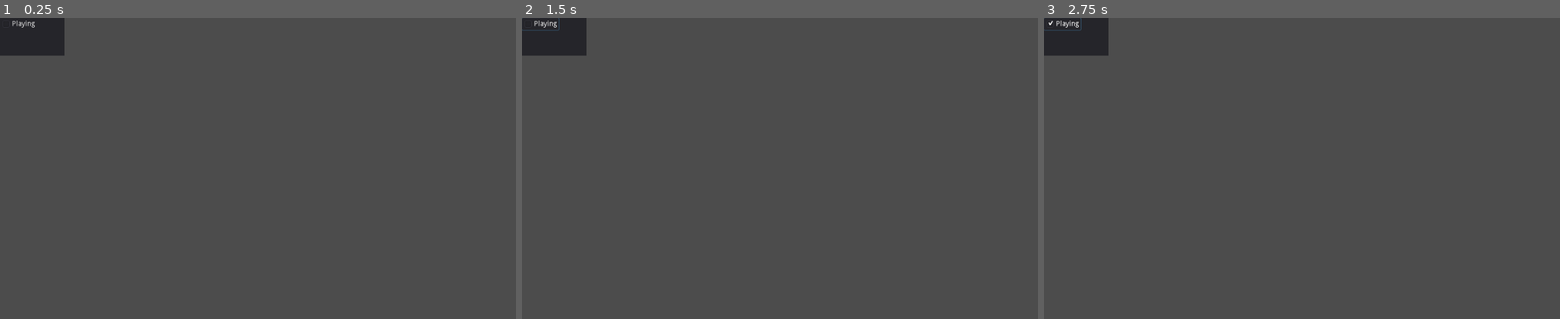
Above: before the commit, frames 1-3 (left to right).
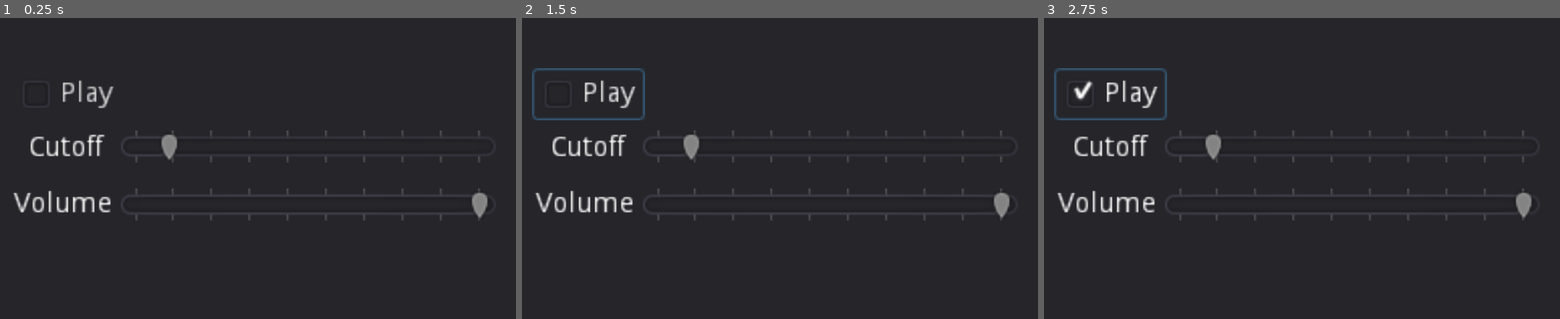
Above: after the commit, the same moments.

Repository: MichaelReel/Sssounds
Game: Godot game, scene res://Control.tscn
Two runs of this game, one before a commit and one after it. Both use one fixed random seed, a clock stepped at 60 frames per second and the inputs below.
Inputs:
- Up to frame 1 (0.25 s): no input
- Up to frame 2 (1.5 s): click "Playing" (after the commit: "Play") at 0.5 s; click "Playing" (after the commit: "Play") at 1.25 s
- Up to frame 3 (2.75 s): click "Playing" (after the commit: "Play") at 2 s

The runs differ from the first frame. In frame 1, 97% of the frame differs, in the area x 0-100%, y 0-100%; in frame 2, 97%; in frame 3, 97%.

Commit message:
Added a couple of simple controls and scaled the UI up to fisher-price level.

Diff:
--- a/Control.gd
+++ b/Control.gd
@@ -1,7 +1,12 @@
 extends Control
+
+
 
 onready var player := $AudioStreamPlayer
 onready var playing := false
+onready var noiseBusIndex : int = AudioServer.get_bus_index("Noise Bus")
+onready var filterIndex : int = 0
+onready var lowPass : AudioEffectLowPassFilter = AudioServer.get_bus_effect(noiseBusIndex, filterIndex)
 
 func _on_CheckBox_toggled(button_pressed : bool):
 	print("On " + str(button_pressed))
@@ -10,3 +15,9 @@
 		player.play()
 	else:
 		player.stop()
+
+func _on_ClipSelect_value_changed(value : float):
+	lowPass.cutoff_hz = value
+
+func _on_Volume_value_changed(value : float):
+	AudioServer.set_bus_volume_db(noiseBusIndex, value)
--- a/Control.tscn
+++ b/Control.tscn
@@ -15,16 +15,66 @@
 }
 
 [node name="Panel" type="Panel" parent="."]
-margin_right = 128.0
-margin_bottom = 75.0
+margin_right = 256.0
+margin_bottom = 150.0
+rect_scale = Vector2( 4, 4 )
 __meta__ = {
 "_edit_use_anchors_": false
 }
 
 [node name="CheckBox" type="CheckBox" parent="Panel"]
-margin_right = 24.0
-margin_bottom = 24.0
-text = "Playing"
+margin_left = 5.5
+margin_top = 25.5
+margin_right = 59.5
+margin_bottom = 49.5
+text = "Play"
+__meta__ = {
+"_edit_use_anchors_": false
+}
+
+[node name="ClipSelect" type="HSlider" parent="Panel"]
+margin_left = 60.25
+margin_top = 52.5
+margin_right = 246.25
+margin_bottom = 75.5
+min_value = 10.0
+max_value = 10000.0
+value = 1000.0
+tick_count = 10
+ticks_on_borders = true
+__meta__ = {
+"_edit_use_anchors_": false
+}
+
+[node name="Label" type="Label" parent="Panel/ClipSelect"]
+margin_left = -45.625
+margin_top = 4.5
+margin_right = -5.625
+margin_bottom = 18.5
+text = "Cutoff"
+__meta__ = {
+"_edit_use_anchors_": false
+}
+
+[node name="Volume" type="HSlider" parent="Panel"]
+margin_left = 60.25
+margin_top = 82.25
+margin_right = 246.25
+margin_bottom = 105.25
+min_value = -50.0
+max_value = 0.0
+tick_count = 10
+ticks_on_borders = true
+__meta__ = {
+"_edit_use_anchors_": false
+}
+
+[node name="Label" type="Label" parent="Panel/Volume"]
+margin_left = -53.375
+margin_top = 4.25
+margin_right = -4.375
+margin_bottom = 18.25
+text = "Volume"
 __meta__ = {
 "_edit_use_anchors_": false
 }
@@ -34,3 +84,5 @@
 bus = "Noise Bus"
 script = ExtResource( 2 )
 [connection signal="toggled" from="Panel/CheckBox" to="." method="_on_CheckBox_toggled"]
+[connection signal="value_changed" from="Panel/ClipSelect" to="." method="_on_ClipSelect_value_changed"]
+[connection signal="value_changed" from="Panel/Volume" to="." method="_on_Volume_value_changed"]
